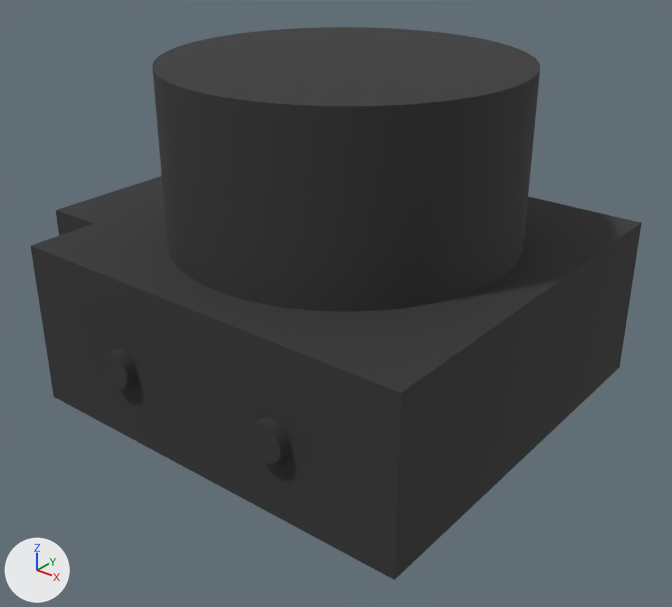
One commit to the COLLADA model description/meshes/nanoscan3/visual/nanoscan3.dae: the scene before it, then after it.
One viewpoint serves both versions: a 50 mm camera at (0.1254, -0.1602, 0.1204) aimed at (0.0004, -0.0039, 0.0235). The lights are fixed; the arrows at lower left show +X, +Y and +Z.

Names of what the first picture shows: 'node0', 'node1', 'node2', 'node3', 'node4'.
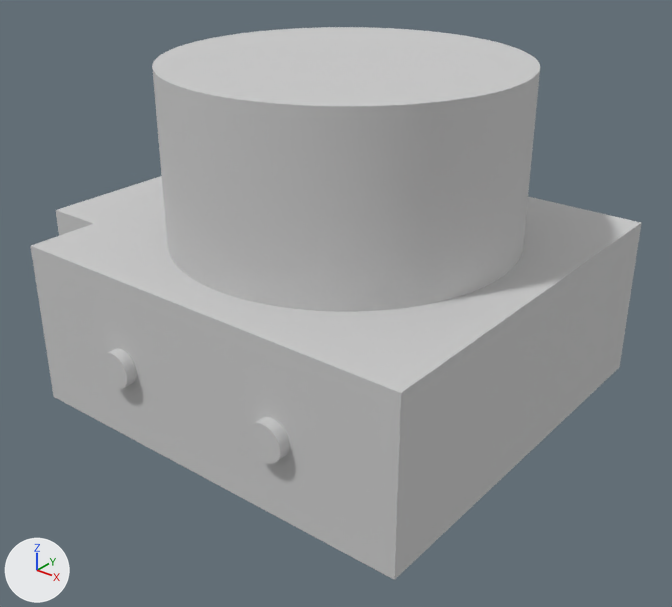
The newer file is also turned or shifted as a whole; pictures and numbers use the older file's frame.

Pixel boxes [x1, y1, x2, y2] of what changed, in the pictures (672 x 607 px):
'node0', recoloured (black to grey): [31, 197, 641, 580] in both
'node1', recoloured (black to grey): [152, 27, 540, 312] in both
'node2', recoloured (black to grey): [56, 176, 164, 236] in both
'node3', recoloured (black to grey): [247, 417, 290, 464] in both
'node4', recoloured (black to grey): [101, 348, 137, 389] in both

The change, as a list of edits to the scene's bpy script:
```text
Change mat_box002:
    mat_box002.base_color: (0.0331, 0.0331, 0.0331) -> (0.604, 0.604, 0.604)  # black #333333 -> light grey #cccccc
Change mat_cylinder005:
    mat_cylinder005.base_color: (0.0331, 0.0331, 0.0331) -> (0.604, 0.604, 0.604)  # black #333333 -> light grey #cccccc
Change mat_box003:
    mat_box003.base_color: (0.0331, 0.0331, 0.0331) -> (0.604, 0.604, 0.604)  # black #333333 -> light grey #cccccc
Change mat_cylinder006:
    mat_cylinder006.base_color: (0.0331, 0.0331, 0.0331) -> (0.604, 0.604, 0.604)  # black #333333 -> light grey #cccccc
Change mat_cylinder007:
    mat_cylinder007.base_color: (0.0331, 0.0331, 0.0331) -> (0.604, 0.604, 0.604)  # black #333333 -> light grey #cccccc
```
